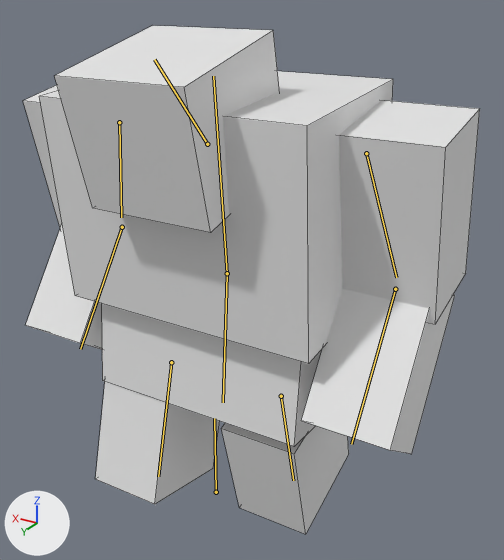
Two versions of the Blender file mods/bosses_farlands/src/zombie_brute/zombie brute.blend, one commit apart.
One viewpoint serves both versions: a 50 mm lens placed at (-3.65, 5.29, 5.39), pointed at (-0.35, -0.22, 2.64). Every picture has the same lights, and +X, +Y and +Z are marked at lower left. Both versions are drawn at frame 50 of the action 'ArmatureAction'; the numbers are the values there. The bones that bend it are drawn over the model as lines. Mesh edges are drawn as thin lines.
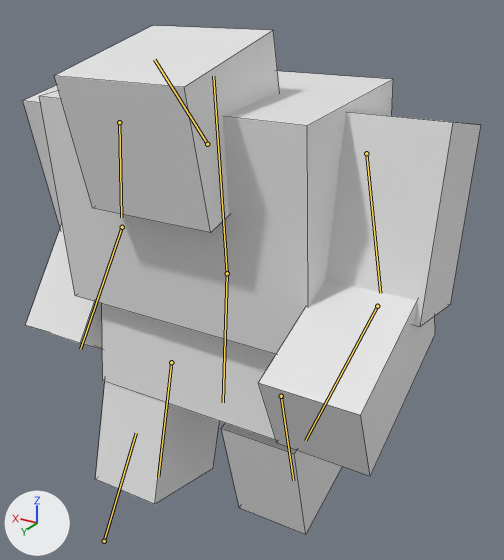
What differs and where, as boxes (x1, y1, x2, y2) in the pictures (504 x 560 px):
'Cube', posed: before (23, 26, 480, 534); after (23, 26, 481, 534)
bone 'arm_l', root to tip: before (366, 153) to (396, 277); after (366, 153) to (380, 293)
bone 'hand_l', root to tip: before (395, 289) to (351, 444); after (377, 306) to (305, 440)

What the commit changed:
Bone 'arm_l' (bone_arm_l) turns from (0, 0, 0) to (19, -5, -1) degrees about its own x, y and z.
Bone 'hand_l' (bone_hand_l) turns from (0, 0, 0) to (12, 0, 0) degrees about its own x, y and z.
